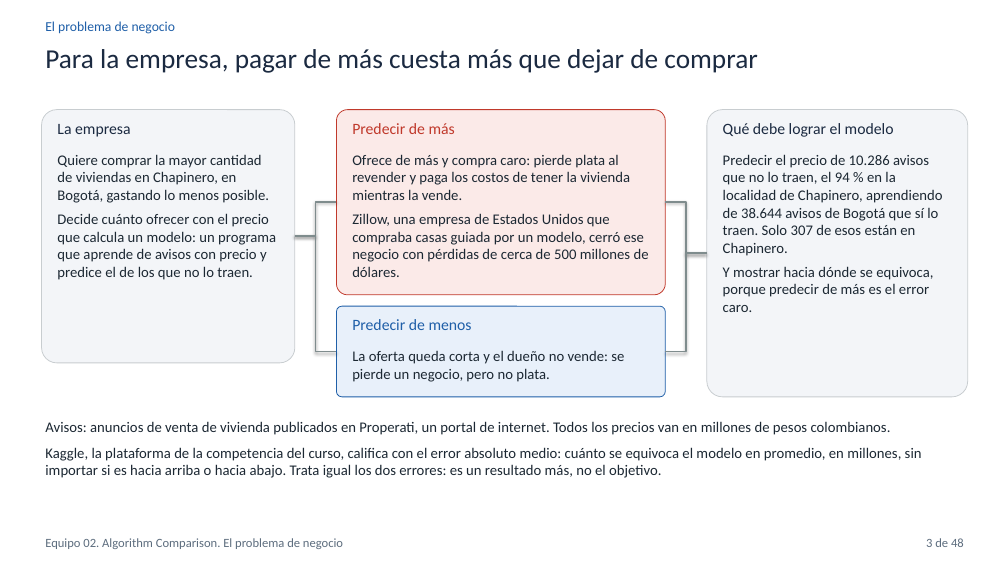
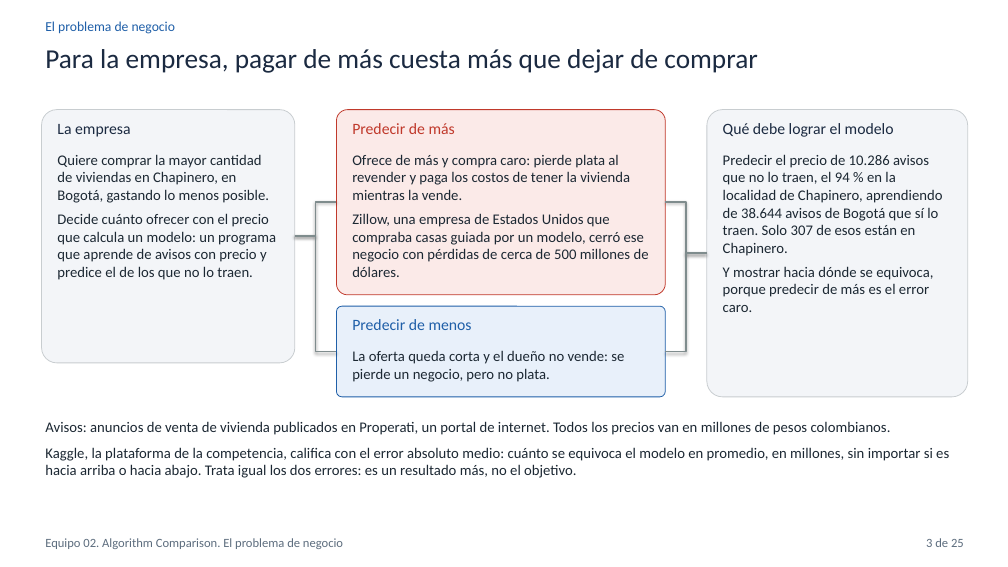
Before and after one commit to hsaguilera/BDML-PS03, a slide deck: slide 3 of 03_slides/compare_equipo_02.pptx. Drawn at 1008x567 pixels with LibreOffice and Linux fonts; fonts in the diff are those of the drawing. Boxes give left, top, right and bottom in pixels: in the first picture for what was removed or moved away, otherwise in the second. Text is boxed around its words. In the diff, an @@ line names an element or a change of style, - is before the commit and + after.

Commit message:
Reduce las presentaciones finales a 27 y 25 láminas para la exposición
Best Model Deep Dive queda con 27 láminas y Algorithm Comparison con 25,
con las cifras verificadas, las notas del orador recortadas para unos 20
minutos y el mapa de láminas del README actualizado. Los PDF de 03_slides
son los entregados.

```diff
--- a/03_slides/compare_equipo_02.pptx
+++ b/03_slides/compare_equipo_02.pptx
@@ text at (45,447,949,478): text changed @@
-Kaggle, la plataforma de la competencia del curso, califica con el error absoluto medio: cuánto se equivoca el modelo en promedio, en millones, sin importar si es hacia arriba o hacia abajo. Trata igual los dos errores: es un resultado más, no el objetivo.
+Kaggle, la plataforma de la competencia, califica con el error absoluto medio: cuánto se equivoca el modelo en promedio, en millones, sin importar si es hacia arriba o hacia abajo. Trata igual los dos errores: es un resultado más, no el objetivo.
@@ text at (926,538,964,547): text changed @@
-3 de 48
+3 de 25
```
Also in this commit, not shown: 24 other slides changed, 23 slides removed, 9 other files.
